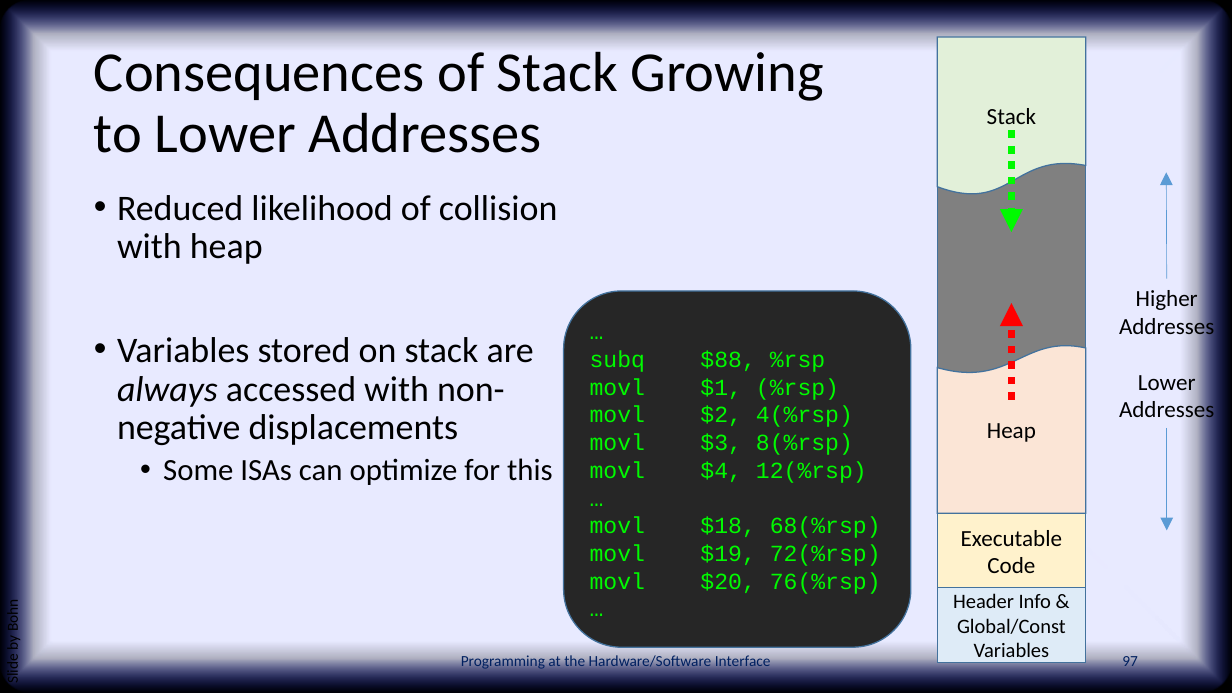
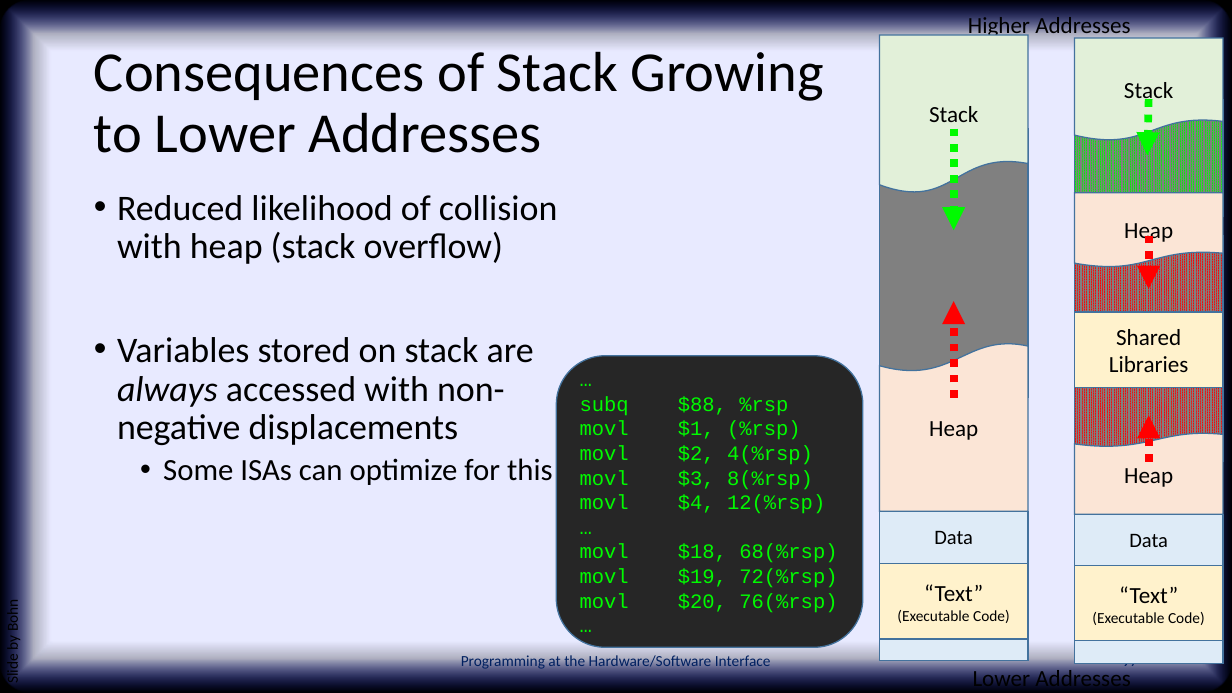
Before and after one commit to PHSI-supplements/slides, a slide deck: slide 97 of chap06.pptx. Drawn at 1232x693 pixels with LibreOffice and Linux fonts; fonts in the diff are those of the drawing; background and template pictures are left out. Boxes give left, top, right and bottom in pixels: in the first picture for what was removed or moved away, otherwise in the second. Text is boxed around its words. In the diff, an @@ line names an element or a change of style, - is before the commit and + after.

```diff
--- a/chap06.pptx
+++ b/chap06.pptx
@@ text "Higher Addresses" rewrapped from (1119,286,1214,340) to (968,17,1130,40) @@
@@ group added at (1075,38,1224,665): 5 rectangles, 3 freeform shapes, 3 arrows @@
+Data
+Stack
+“Text” (Executable Code)
+Heap
+Heap
+Shared Libraries
@@ 2 freeform shapes, 1 rectangle: place and size @@
-2 freeform shapes, 1 rectangle at (937,37,1086,513)
+2 freeform shapes, 1 rectangle at (880,35,1029,511)
@@ arrow moved from (1012, 130) - (1012, 232) to (954, 128) - (954, 230) @@
@@ arrow removed from (1167, 279) to (1166, 173) @@
@@ text at (117,195,558,264): text changed @@
-• Reduced likelihood of collision with heap
+• Reduced likelihood of collision with heap (stack overflow)
@@ arrow moved from (1012, 400) - (1012, 303) to (954, 397) - (954, 301) @@
@@ rounded rectangle "…": place and size @@
-rounded rectangle "…" at (564,291,911,648)
+rounded rectangle "…" at (556,356,863,647)
@@ rounded rectangle "…" at (556,356,863,647): size 18 to 16 pt @@
@@ arrow removed from (1167, 428) to (1167, 531) @@
@@ rectangle "Data": place and size @@
-rectangle "Data" at (937,588,1086,663)
+rectangle "Data" at (880,511,1029,661)
@@ text in rectangle at (934,531,973,544): text changed @@
-Header Info & Global/Const Variables
+Data
@@ rectangle "“Text” (Executable Code)": place and size @@
-rectangle "“Text” (Executable Code)" at (937,513,1086,588)
+rectangle "“Text” (Executable Code)" at (880,564,1029,639)
@@ text in rectangle at (897,584,1010,623): text changed; size 18 to 12 pt @@
-Executable Code
+“Text” (Executable Code)
@@ text "Lower Addresses" rewrapped from (1119,370,1214,424) to (973,666,1130,692) @@
```
Also in this commit, not shown: 4 other files.
